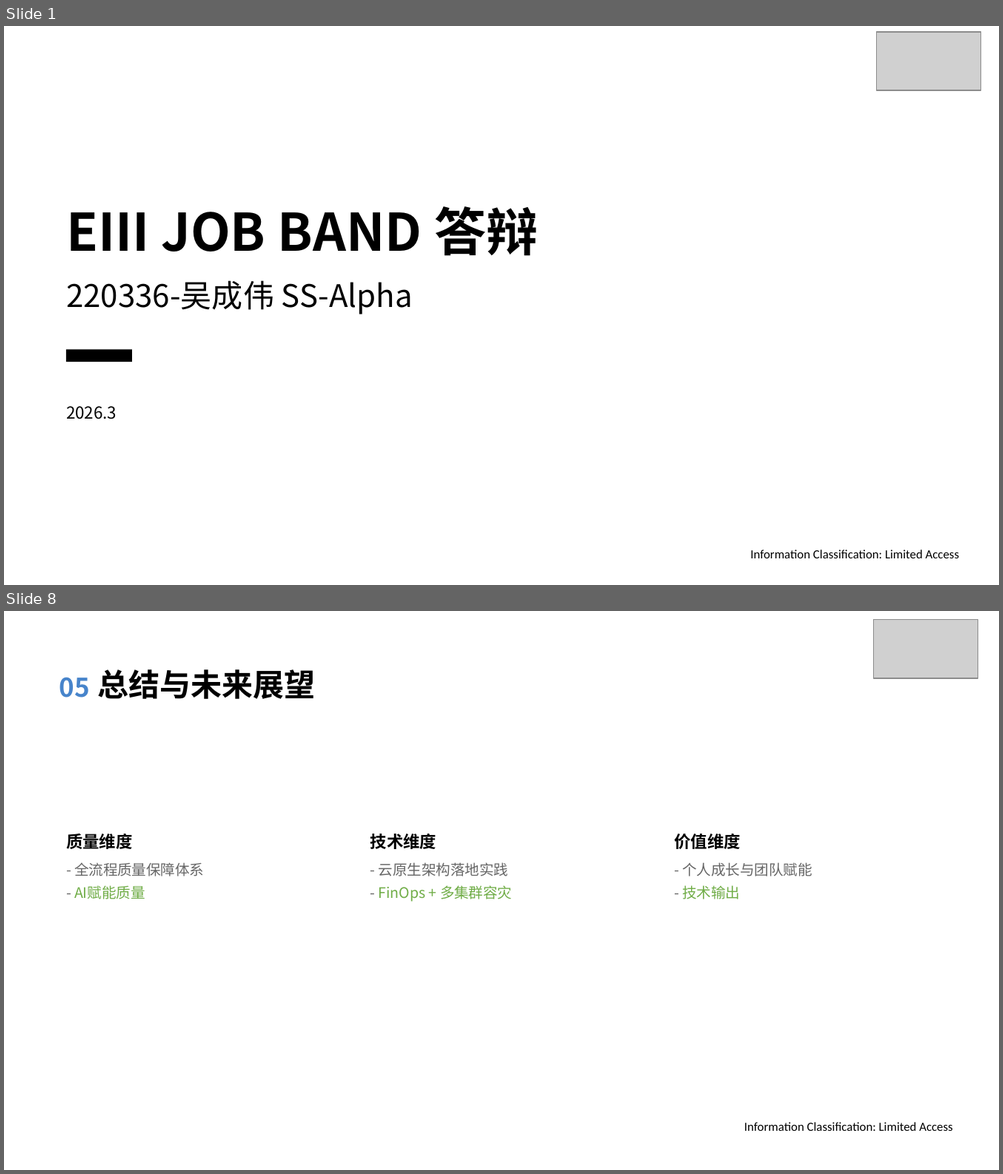
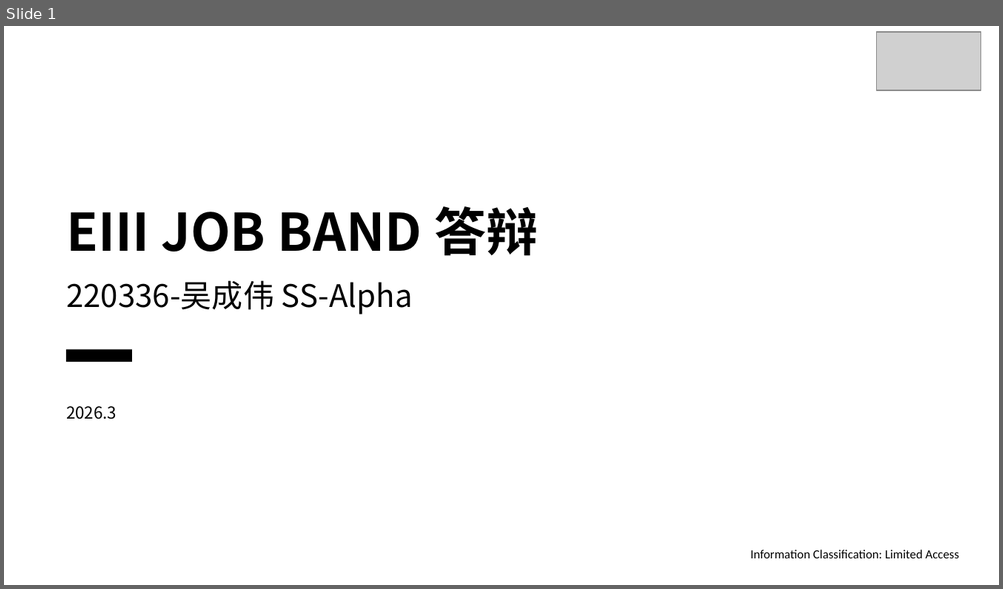
Before and after one commit to wuchengwei0/soft_exam, a slide deck: 第二场-220336-吴成伟.pptx. Shown one above the other, each under a label of ours: slides 1 and 8 before the commit, slide 1 after it; the slides between them are not shown. The pictures are 1003x1174 and 1003x589 pixels, drawn with LibreOffice and Linux fonts; fonts in the diff are those of the drawing; grey boxes stand for pictures; background and template pictures are left out. Boxes give left, top, right and bottom in pixels: in the first picture for what was removed or moved away, otherwise in the second. Text is boxed around its words. In the diff, an @@ line names an element or a change of style, - is before the commit and + after.

```diff
--- a/第二场-220336-吴成伟.pptx
+++ b/第二场-220336-吴成伟.pptx
@@ slide 8 removed at (4, 611, 999, 1170), background picture (left out) @@
@@ picture removed at (874, 620, 978, 678) @@
@@ text removed at (60, 677, 90, 698) @@
-05
@@ text removed at (97, 669, 316, 699) @@
-总结与未来展望
@@ text removed at (66, 831, 133, 851) @@
-质量维度
@@ text removed at (370, 834, 437, 849) @@
-技术维度
@@ text removed at (674, 834, 740, 849) @@
-价值维度
@@ text removed at (74, 863, 204, 900) @@
-- 全流程质量保障体系
-- AI赋能质量
@@ text removed at (378, 863, 512, 902) @@
-- 云原生架构落地实践
-- FinOps + 多集群容灾
@@ text removed at (682, 863, 811, 900) @@
-- 个人成长与团队赋能
-- 技术输出
@@ text removed at (744, 1122, 952, 1131) @@
-Information Classification: Limited Access
```
Also in this commit, not shown: 6 slides changed, 3 slides added, 1 other slide removed, 2 other files.
